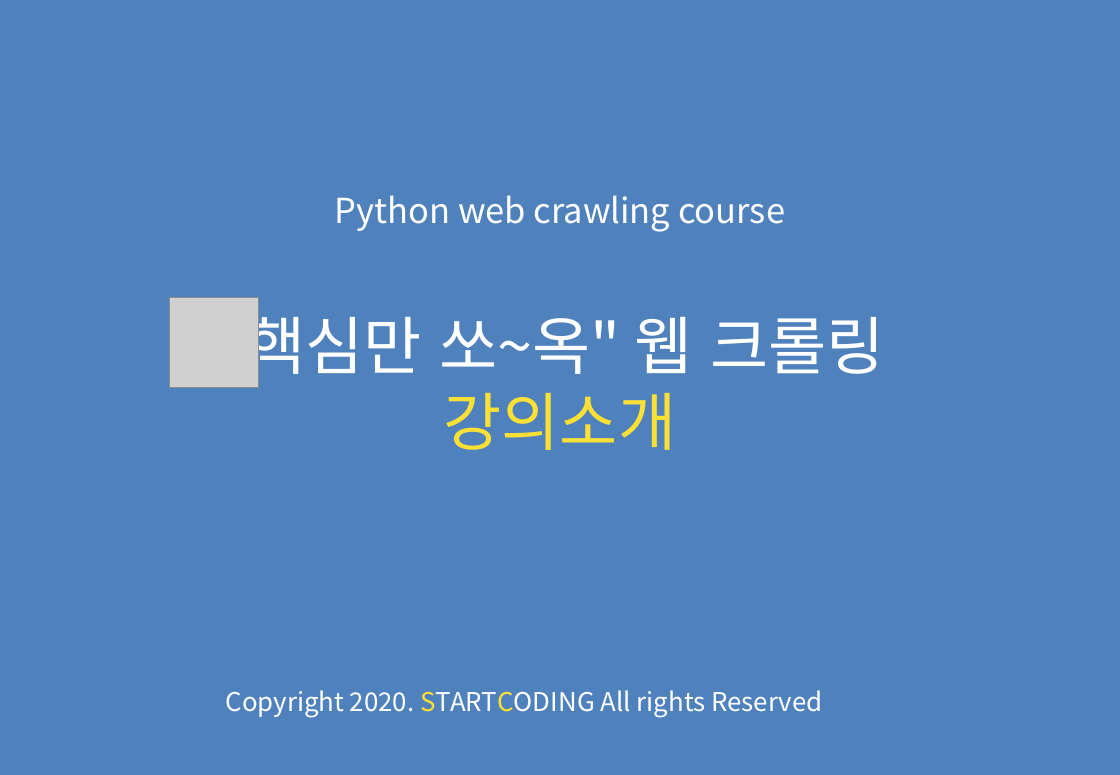
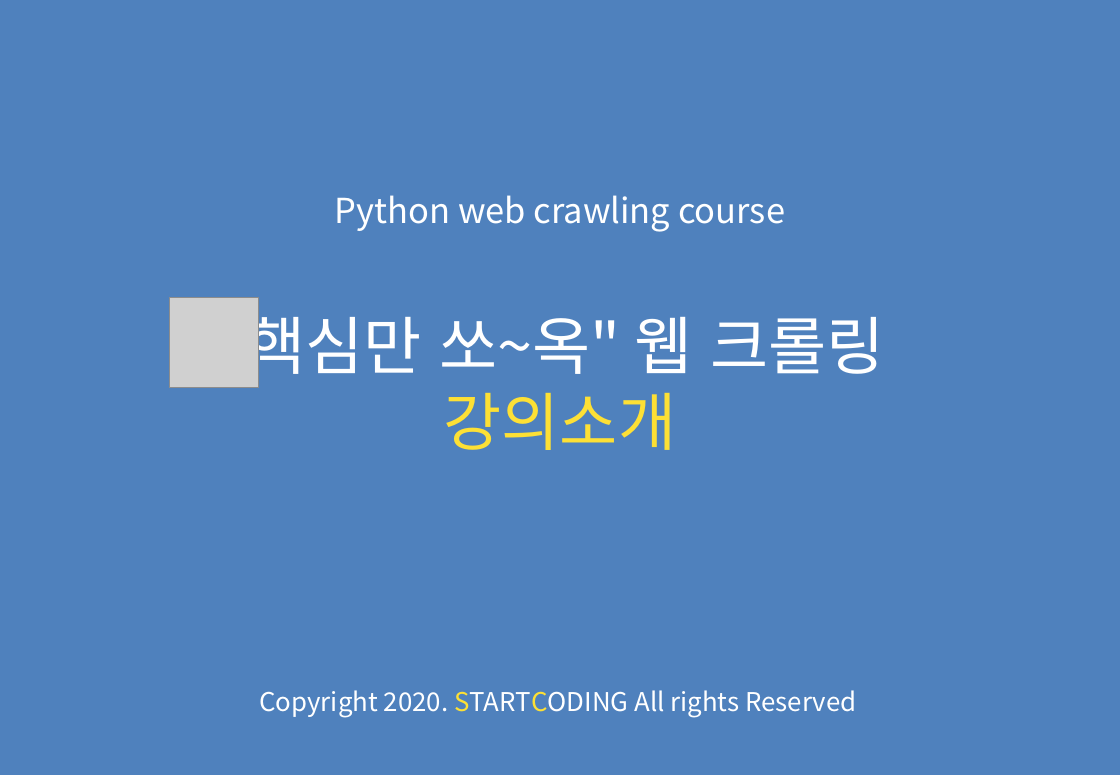
Before and after one commit to kwonkijun/python, a slide deck: slide 1 of 웹크롤링(PPT)/핵심만 쏘~옥 실전 웹 크롤링.강의소개.pptx. Drawn at 1120x775 pixels with LibreOffice and Linux fonts; fonts in the diff are those of the drawing; grey boxes stand for pictures. Boxes give left, top, right and bottom in pixels: in the first picture for what was removed or moved away, otherwise in the second. Text is boxed around its words. In the diff, an @@ line names an element or a change of style, - is before the commit and + after.

```diff
--- a/웹크롤링(PPT)/핵심만 쏘~옥 실전 웹 크롤링.강의소개.pptx
+++ b/웹크롤링(PPT)/핵심만 쏘~옥 실전 웹 크롤링.강의소개.pptx
@@ text "Copyright 2020. STARTCODING All rights ..." moved from (x1=226, y1=690, x2=822, y2=717) to (x1=259, y1=690, x2=856, y2=717) @@
```
Also in this commit, not shown: 1 other slide changed, 1 slide added, 13 other files.
